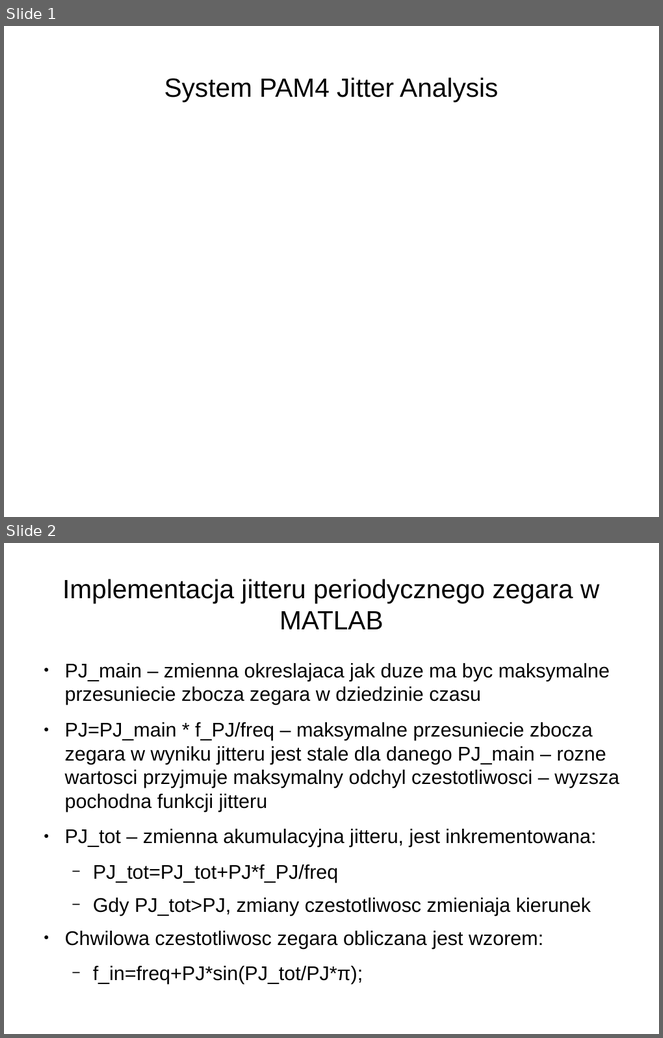
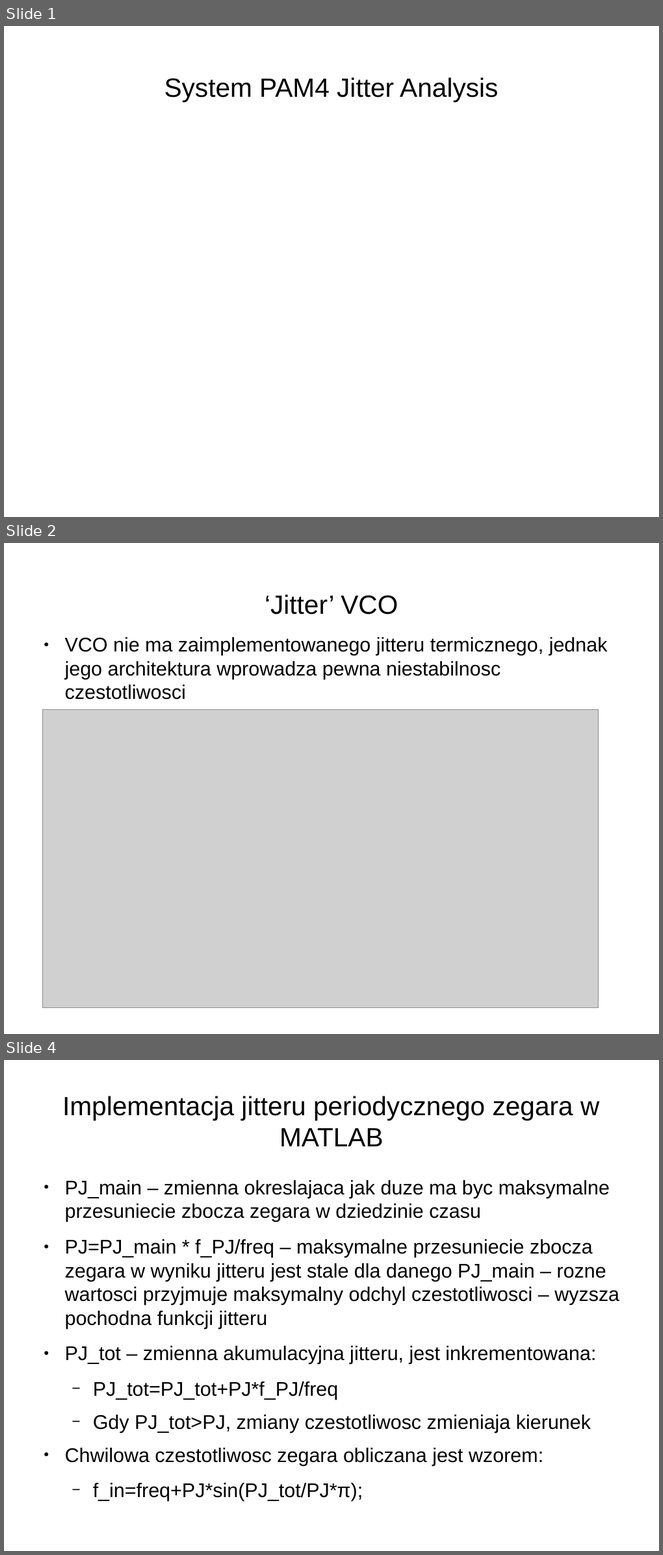
Before and after one commit to joannabp/ProjektSynopsys, a slide deck: Untitled 2.odp. Shown one above the other, each under a label of ours: slides 1 and 2 before the commit, slides 1, 2 and 4 after it; the slides between them are not shown. The pictures are 663x1038 and 663x1555 pixels, drawn with LibreOffice and Linux fonts; fonts in the diff are those of the drawing; grey boxes stand for pictures. Boxes give left, top, right and bottom in pixels: in the first picture for what was removed or moved away, otherwise in the second. Text is boxed around its words. In the diff, an @@ line names an element or a change of style, - is before the commit and + after.

```diff
--- a/Untitled 2.odp
+++ b/Untitled 2.odp
@@ slide 2 added at (4, 543, 659, 1034), background #FFFFFF @@
@@ title added at (265, 594, 398, 615), 32 pt, text #000000 @@
+‘Jitter’ VCO
@@ text added at (65, 637, 608, 700), 24 pt, text #000000 @@
+● VCO nie ma zaimplementowanego jitteru termicznego, jednak jego architektura wprowadza pewna niestabilnosc czestotliwosci
@@ picture added at (42, 709, 599, 1008) @@
@@ what was slide 2 is now slide 4 @@
```
Also in this commit, not shown: 2 slides changed, 1 other file.
